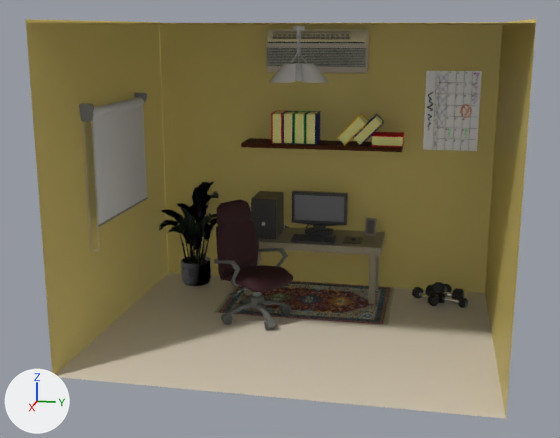
What one commit did to the glTF model public/models/desk_pc_room.optimized.glb.
One viewpoint serves both versions: a 50 mm camera at (24.61, 4.41, 10.06) aimed at (0.28, -0.45, 3.98). The axes (+X, +Y, +Z) are drawn at lower left. The lights are the same throughout. The first picture is the older version. Objects named as collision shapes, trigger or cutter boxes, shadow casters or lower levels of detail are left out. Where no turn or scale is listed for an object, it has been applied to the vertices.

Objects in the first picture: 'Computer Chair_High Heels 2_0', 'Cube_Material.002_0', 'GymWeights_phong1_0', 'Object_2.001', 'Object_2.002', 'Object_4', 'Object_5', 'Object_8.001', 'Object_9', 'Plane', 'Room_Right_Wall', 'Room_Right_Wall.001', 'Room_Right_Wall.002', 'lora_3x60W_white_plastic_0', 'poster_lambert1_0' and 15 more.
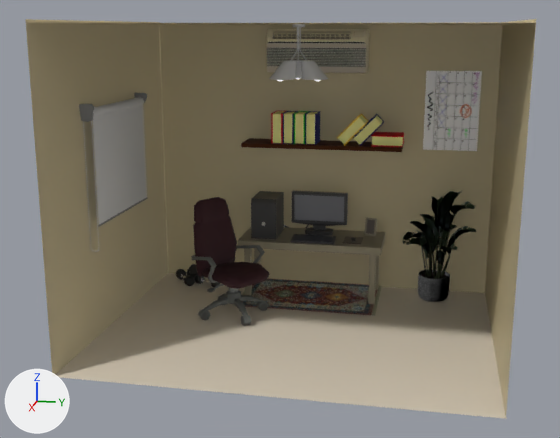
ob_sketchfab_model_005 is not drawn itself; it is the parent of ob_root_001.
ob_c016c3eee778419ab82cfea2c308bf75_obj_cleaner_materialmerger_gles is not drawn itself; it is the parent of ob_object_2_001.

The change, as a list of edits to the scene's bpy script:
```text
Change mat_light_beige_room_material_1:
    mat_light_beige_room_material_1.base_color: (0.694, 0.565, 0.171) -> (0.624, 0.533, 0.328)  # yellow #d9c673 -> beige #cfc19b
Change mat_light_beige_room_material_001:
    mat_light_beige_room_material_001.base_color: (0.694, 0.565, 0.171) -> (0.624, 0.533, 0.328)  # yellow #d9c673 -> beige #cfc19b
Change mat_light_beige_room_material_002:
    mat_light_beige_room_material_002.base_color: (0.694, 0.565, 0.171) -> (0.624, 0.533, 0.328)  # yellow #d9c673 -> beige #cfc19b
Change ob_computer_chair_high_heels_2_0:
    ob_computer_chair_high_heels_2_0.location: (-0.81, -1.76, 0.07) -> (-1.06, -2.66, 0.07)
Change ob_gymweights_phong1_0:
    ob_gymweights_phong1_0.location: (-3.85, 5.05, 0.09) -> (-4.26, -4.52, 0.09)
Change ob_sketchfab_model_005:
    ob_sketchfab_model_005.location: (-2.901, -4.829, 0.0801) -> (-2.901, -3.819, 0.0801)
Change ob_object_5:
    ob_object_5.location: (26.52, -0.802, -2.252) -> (18.32, -0.802, -189.9)
Change ob_lora_3x60w_white_plastic_0:
    ob_lora_3x60w_white_plastic_0.location: (-0.48, 0.0, 10.13) -> (-0.48, 0.0, 10.22)
Change ob_c016c3eee778419ab82cfea2c308bf75_obj_cleaner_materialmerger_gles:
    ob_c016c3eee778419ab82cfea2c308bf75_obj_cleaner_materialmerger_gles.location: (0.0000153, 0.0, 0.0) -> (0.0000458, 0.0, 0.0)
Change ob_object_2_001:
    ob_object_2_001.location: (0.0000153, 0.0, 0.0) -> (-29.55, 0.0, 0.0)
    ob_object_2_001.scale: (1.0, 1.0, 1.0) -> (0.836, 0.836, 0.836)
```

Where the change shows, as pixel boxes [x1, y1, x2, y2] in the pictures (560 x 438 px):
'Room_Right_Wall.002', recoloured: [159, 22, 503, 293] in both
'Room_Right_Wall.001', recoloured (yellow to beige): [26, 19, 168, 377] in both
'Room_Right_Wall', recoloured (yellow to beige): [485, 19, 536, 415] in both
'Computer Chair_High Heels 2_0', moved: before [214, 199, 293, 330]; after [191, 197, 270, 326]
'Object_2.001', moved, rescaled (18% narrower, 13% shorter): before [214, 281, 395, 325]; after [233, 278, 382, 316]
'Object_9', moved: before [159, 181, 219, 250]; after [403, 191, 476, 263]
'Object_5', moved: before [181, 256, 211, 286]; after [418, 270, 450, 302]
'lora_3x60W_white_plastic_0', moved: before [269, 26, 328, 83]; after [269, 24, 328, 80]
'GymWeights_phong1_0', moved: before [412, 282, 468, 308]; after [176, 264, 220, 287]
'Object_10', moved: before [163, 184, 214, 264]; after [409, 195, 465, 279]
'Object_6', moved: before [183, 259, 208, 264]; after [421, 272, 448, 279]
'Object_8', moved: before [160, 181, 214, 249]; after [409, 192, 467, 252]
'Object_8.001', unchanged, covered by the edit: before [267, 43, 367, 73]
'Object_11', unchanged, uncovered by the edit: after [267, 43, 367, 73]
